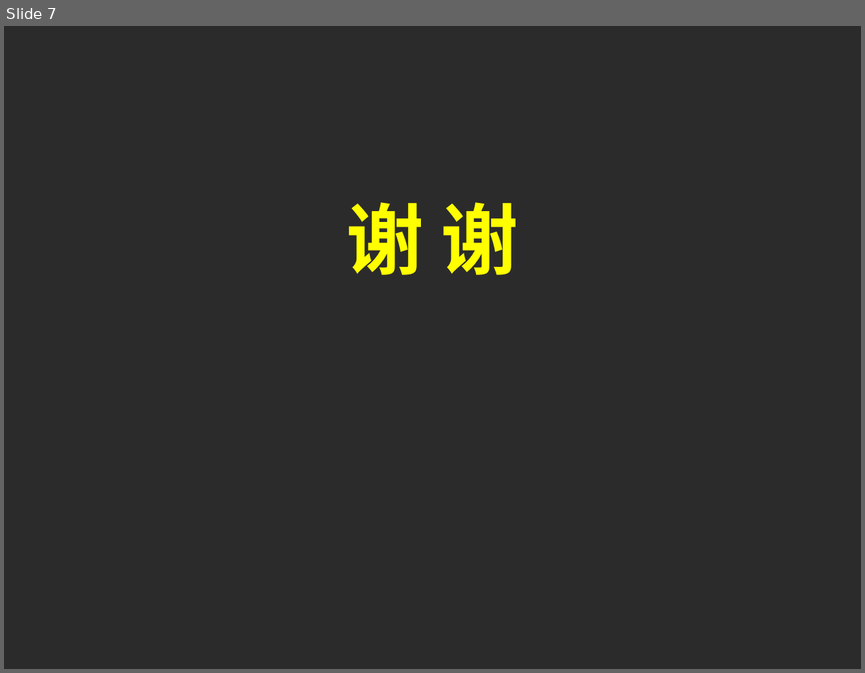
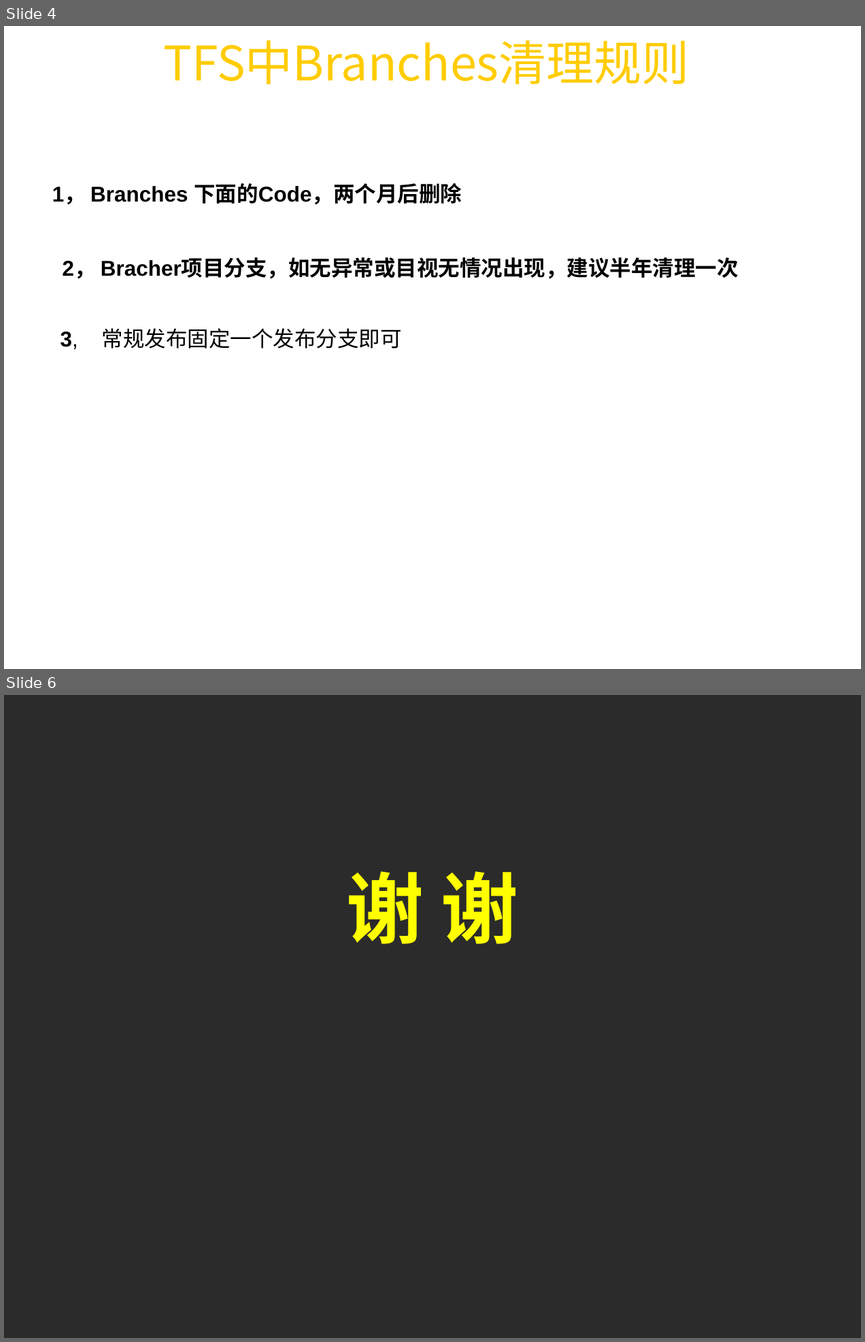
Before and after one commit to rockhe168/MyDocument, a slide deck: PPT/Ctrip/TFS规则.ppt. Shown one above the other, each under a label of ours: slide 7 before the commit, slides 4 and 6 after it; the slides between them are not shown. The pictures are 865x673 and 865x1342 pixels, drawn with LibreOffice and Linux fonts; fonts in the diff are those of the drawing; background and template pictures are left out; a plain dark background stands for a picture behind light text. Boxes give left, top, right and bottom in pixels: in the first picture for what was removed or moved away, otherwise in the second. Text is boxed around its words. In the diff, an @@ line names an element or a change of style, - is before the commit and + after.

```diff
--- a/PPT/Ctrip/TFS规则.ppt
+++ b/PPT/Ctrip/TFS规则.ppt
@@ slide 4 added at (4, 26, 861, 669), background picture (left out) @@
@@ title added at (163, 40, 689, 84), 40 pt, text #FFCC00 @@
+TFS中Branches清理规则
@@ text added at (52, 183, 462, 205), 18 pt, text #000000, bold @@
+1， Branches 下面的Code，两个月后删除
@@ text added at (62, 259, 738, 279), 18 pt, text #000000, bold @@
+2， Bracher项目分支，如无异常或目视无情况出现，建议半年清理一次
@@ text added at (60, 328, 402, 349), 18 pt, text #000000 @@
+3, 常规发布固定一个发布分支即可
@@ page number added at (626, 611, 825, 624), 14 pt, text #FFFFFF, bold @@
+4
@@ what was slide 7 is now slide 6 @@
```
Also in this commit, not shown: 1 slide changed, 3 other slides added, 5 slides removed, 10 other files.
